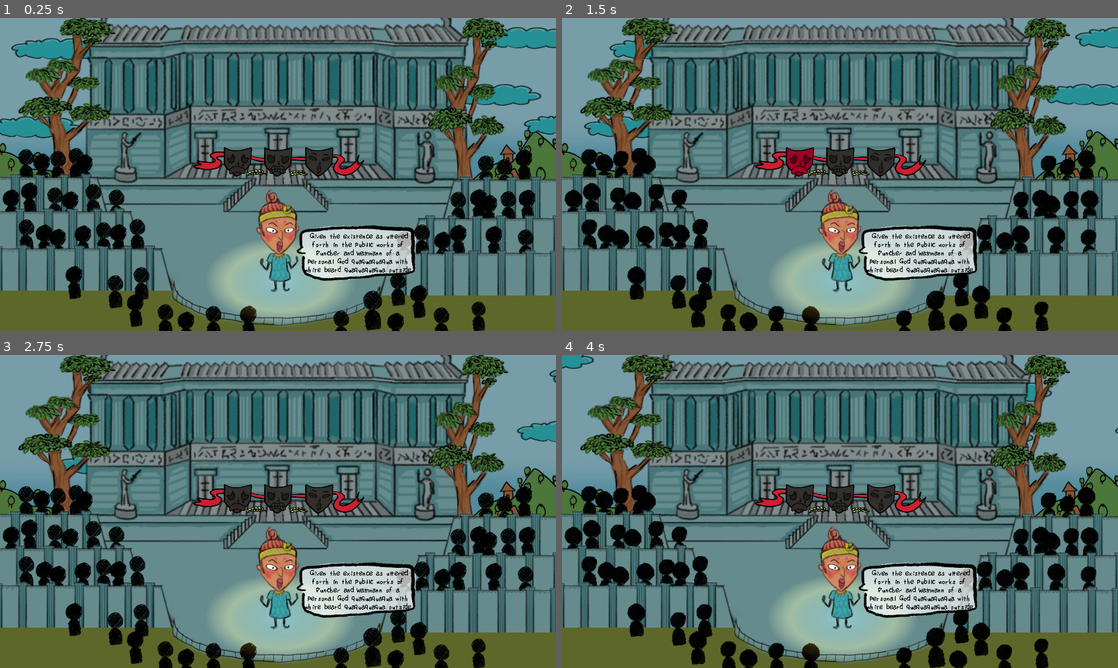
Above: before the commit, frames 1-4 (two rows, left to right).
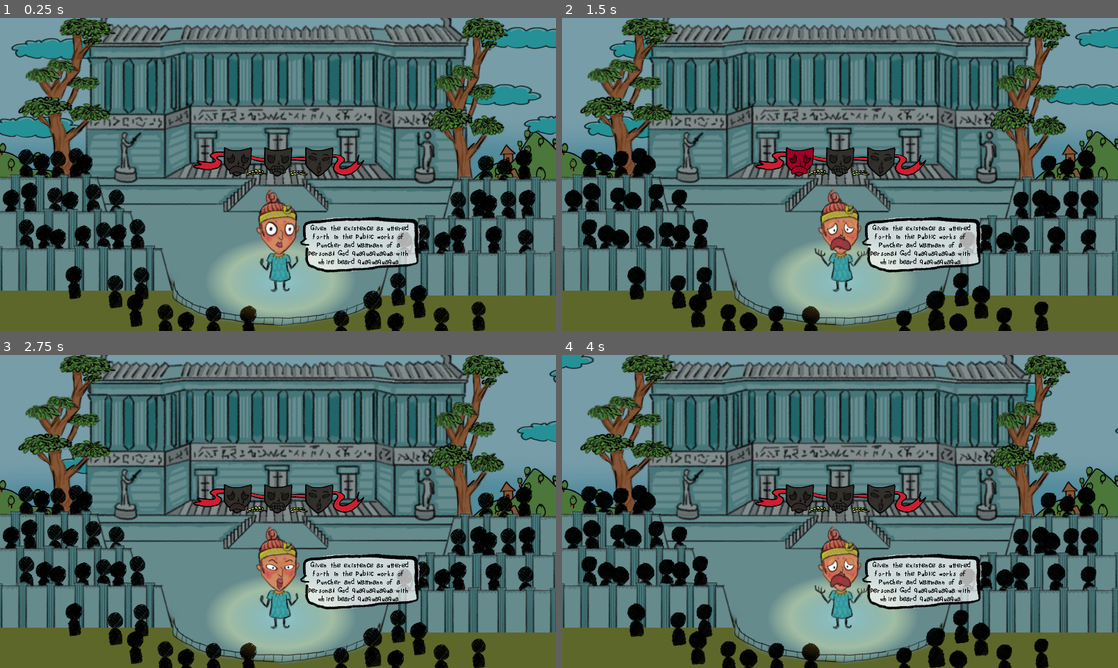
Above: after the commit, the same moments.

Repository: FaunaPolaris/microjam032
Game: Godot game, scene res://Emotions/match_game.tscn
Two runs of this game, one before a commit and one after it. Both use one fixed random seed, a clock stepped at 60 frames per second and the inputs below. Sound files missing from this copy of the repository are replaced by a short silence.
Inputs:
- Up to frame 1 (0.25 s): no input
- Up to frame 2 (1.5 s): hold Right (ui_right) 0.53-1.28 s; hold Left (ui_left) from 1.28 s (still down)
- Up to frame 3 (2.75 s): release Left (ui_left) at 2.03 s; hold Right (ui_right) from 2.03 s (still down)
- Up to frame 4 (4 s): release Right (ui_right) at 2.78 s; hold Up (ui_up) 2.78-3.53 s; hold Left (ui_left) from 3.53 s (still down)

The runs differ from the first frame. In frame 1, 2.5% of the frame differs, in the area x 47-76%, y 63-84%; in frame 2, 2.8%, in the area x 45-76%, y 63-84%; in frame 3, 2.4%; in frame 4, 2.8%.

Commit message:
animation match action

Diff:
--- a/Emotions/match_game.tscn
+++ b/Emotions/match_game.tscn
@@ -45,10 +45,10 @@
 autostart = true
 
 [node name="Label" type="Label" parent="."]
-offset_left = 1051.0
-offset_top = 734.0
-offset_right = 1442.0
-offset_bottom = 886.0
+offset_left = 1059.0
+offset_top = 706.0
+offset_right = 1437.0
+offset_bottom = 858.0
 text = "Given the existence as uttered forth in the public works of Puncher and Wattmann of a personal God quaquaquaqua …(190 unchanged characters)…
 label_settings = SubResource("LabelSettings_lcebt")
 horizontal_alignment = 1
--- /dev/null
+++ b/character_sprite.gd
@@ -0,0 +1,10 @@
+extends AnimatedSprite2D
+
+
+func _process(delta: float) -> void:
+	if Input.is_action_just_pressed("ui_up"):
+		play("angry")
+	elif Input.is_action_just_pressed("ui_left"):
+		play("sad")
+	elif Input.is_action_just_pressed("ui_right"):
+		play("intense")
--- a/game.tscn
+++ b/game.tscn
@@ -13,6 +13,7 @@
 [ext_resource type="Texture2D" uid="uid://bf6qqxqhn7o1v" path="res://assets/intense_acting.png" id="11_b5hcc"]
 [ext_resource type="Texture2D" uid="uid://c7201n7ecd03y" path="res://assets/speak.png" id="11_m6ndt"]
 [ext_resource type="Texture2D" uid="uid://blahsyqph37y" path="res://assets/drama_acting.png" id="12_cdu7t"]
+[ext_resource type="Script" path="res://character_sprite.gd" id="13_huear"]
 
 [sub_resource type="Gradient" id="Gradient_xdu56"]
 offsets = PackedFloat32Array(0.993506)
@@ -657,10 +658,10 @@
 [node name="art" type="AnimatedSprite2D" parent="."]
 position = Vector2(0, 240)
 sprite_frames = SubResource("SpriteFrames_2ycln")
-animation = &"intense"
-
-[node name="AnimatedSprite2D" type="AnimatedSprite2D" parent="."]
-position = Vector2(273, 269)
+script = ExtResource("13_huear")
+
+[node name="talking" type="AnimatedSprite2D" parent="."]
+position = Vector2(285, 240)
 sprite_frames = SubResource("SpriteFrames_xqq0s")
 autoplay = "default"
 
Not shown: 1 places in game.tscn that only renumber resources
